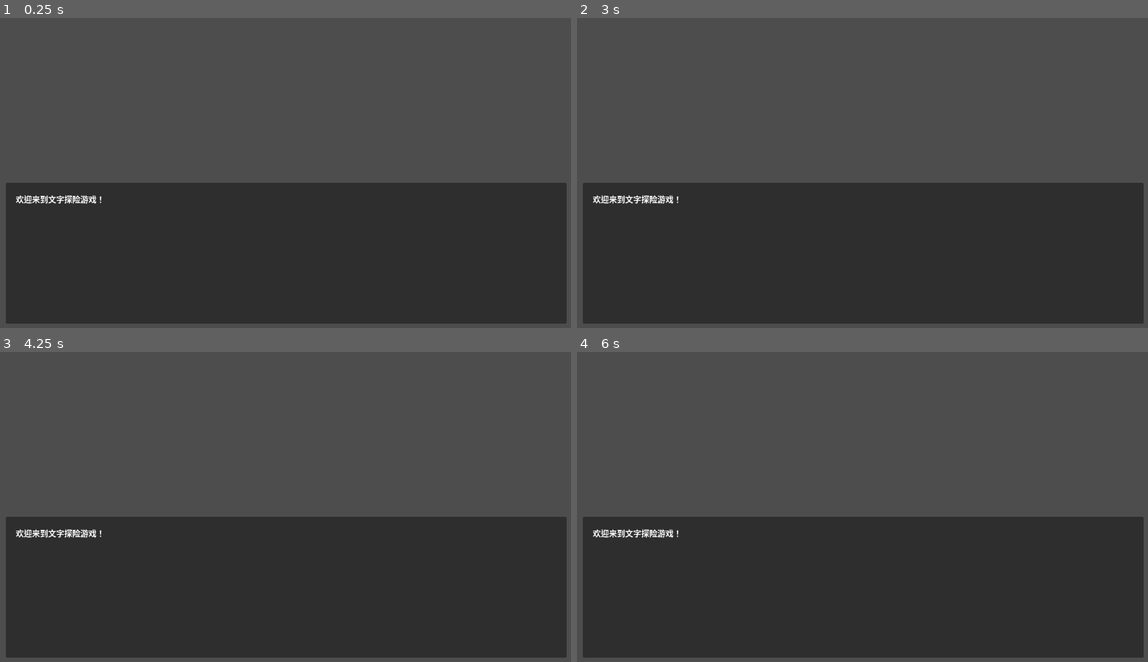
Above: before the commit, frames 1-4 (two rows, left to right).
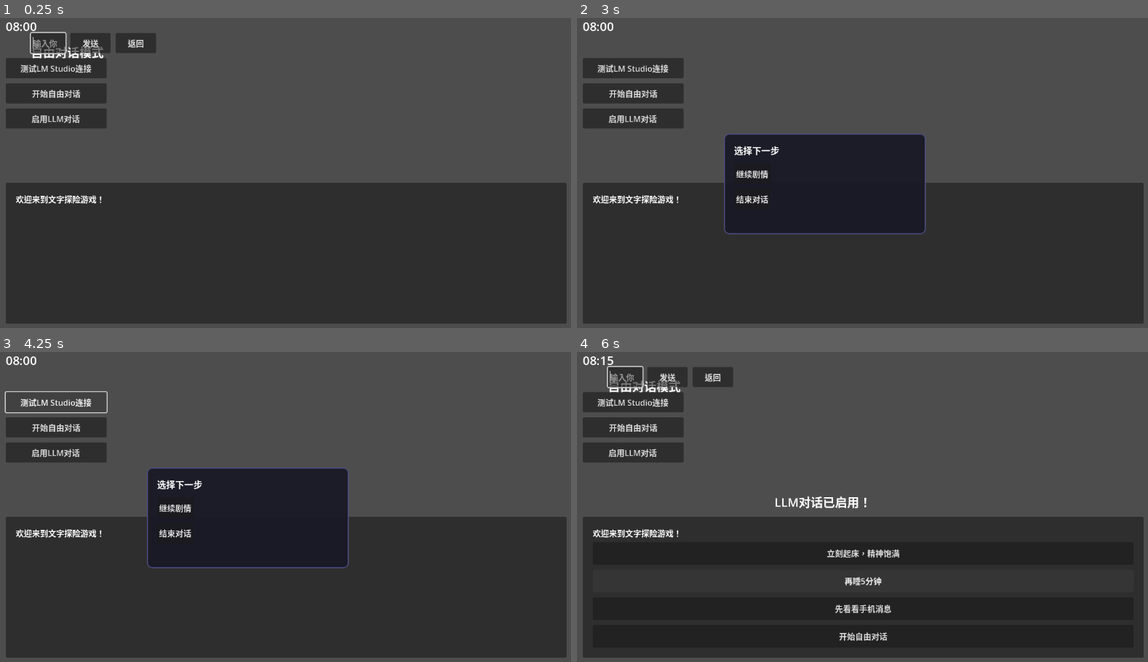
Above: after the commit, the same moments.

Repository: Garena544/godot_game_test
Game: Godot game, scene res://scenes/Main.tscn
The game is run twice, just before and just after one commit, with the same random seed, the same clock (stepped at 60 frames per second) and the same inputs.
Inputs (mouse positions are in pixels of both pictures, inside the frame that each line leads up to):
- Up to frame 1 (0.25 s): no input
- Up to frame 2 (3 s): click (634, 92) at 0.5 s, where only the run after the commit has a clickable "开始自由对话"; click (634, 92) at 1.25 s, where only the run after the commit has a clickable "开始自由对话"; click (668, 42) at 2 s, where only the run after the commit has a clickable "发送"; click (714, 42) at 2.75 s, where only the run after the commit has a clickable "返回"
- Up to frame 3 (4.25 s): click (57, 401) at 3.5 s, where only the run after the commit has a clickable "测试LM Studio连接"
- Up to frame 4 (6 s): click (634, 451) at 4.25 s, where only the run after the commit has a clickable "启用LLM对话"; click (754, 507) at 5 s, where only the run after the commit has a clickable "继续剧情"; click (862, 581) at 5.75 s, where only the run after the commit has a clickable "再睡5分钟"

The runs differ from the first frame. In frame 1, 4.6% of the frame differs, in the area x 1-28%, y 1-36%; in frame 2, 9.1%, in the area x 1-62%, y 1-70%; in frame 3, 8.4%; in frame 4, 5.6%.
Error before the commit: Parse Error: Function "add_context_message()" not found in base self. (res://scripts/UIManager.gd:201)
Error after the commit: Invalid call. Nonexistent function 'tween_delay' in base 'Tween'. (res://scripts/UIManager.gd:519)

Commit message:
修复add_context_message函数缺失错误

Diff:
--- a/scripts/UIManager.gd
+++ b/scripts/UIManager.gd
@@ -210,6 +210,18 @@
 	"""清除聊天历史"""
 	for child in chat_container.get_children():
 		child.queue_free()
+
+func add_context_message(context: String):
+	"""添加剧情上下文消息"""
+	var context_label = Label.new()
+	context_label.text = "剧情背景: " + context
+	context_label.add_theme_font_size_override("font_size", 14)
+	context_label.horizontal_alignment = HORIZONTAL_ALIGNMENT_CENTER
+	context_label.modulate = Color(0.8, 0.8, 1.0)
+	context_label.custom_minimum_size = Vector2(0, 30)
+
+	chat_container.add_child(context_label)
+	scroll_to_bottom()
 
 func add_user_message(message: String):
 	"""添加用户消息到聊天界面"""
